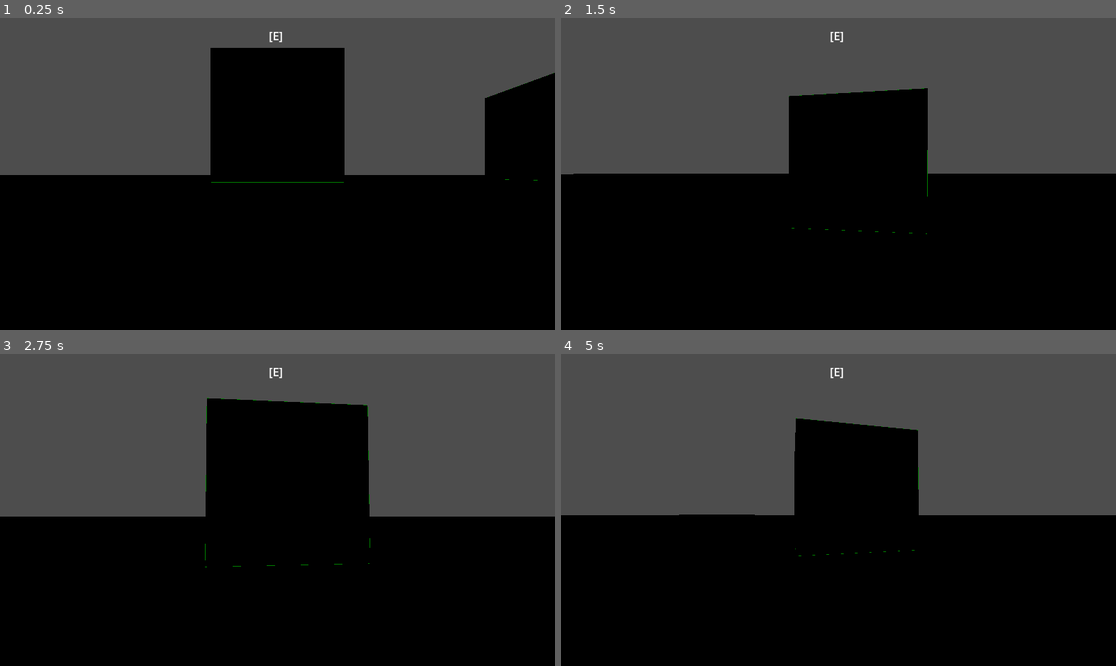
Above: before the commit, frames 1-4 (two rows, left to right).
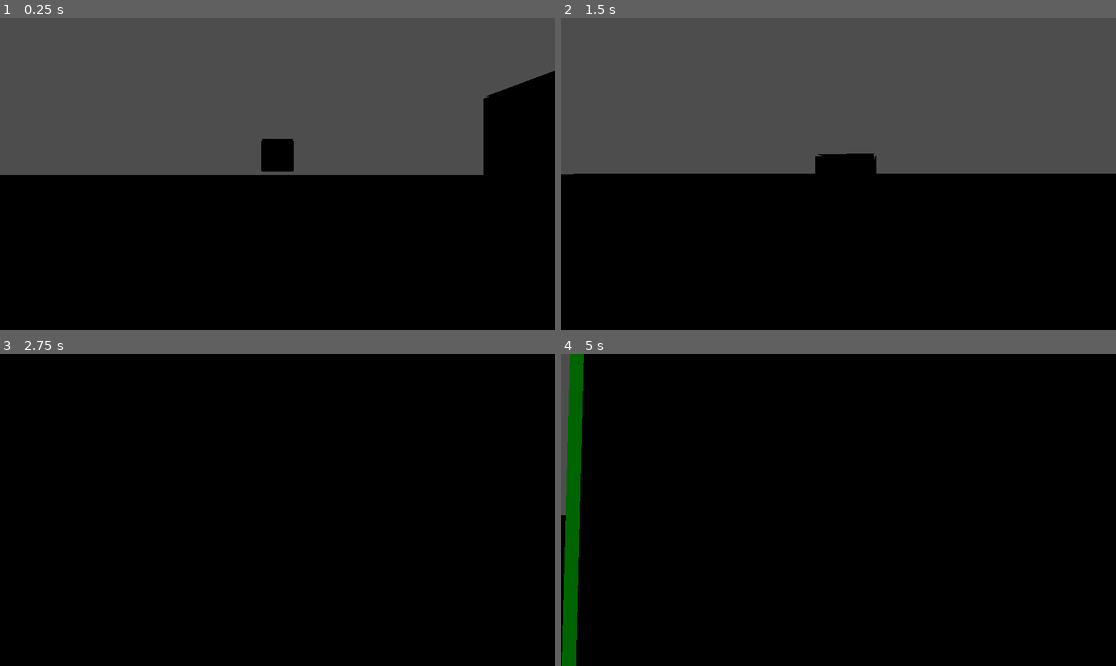
Above: after the commit, the same moments.

Repository: sjgillGit/GWJ80
Game: Godot game, scene res://PrivateDevRoom/player_scene.tscn
Two runs of this game, one before a commit and one after it. Both use one fixed random seed, a clock stepped at 60 frames per second and the inputs below. The engine's default icon, where the game draws it, is replaced by a stand-in: a white triangle on a blue panel in a dark square.
Inputs (mouse positions are in pixels of both pictures, inside the frame that each line leads up to):
- Up to frame 1 (0.25 s): no input
- Up to frame 2 (1.5 s): tap Enter at 0.5 s; move the mouse to (866, 174) at 0.52 s; hold E (grab_item) 0.53-1.28 s; hold W (move_forward) from 0.53 s (still down); tap Space (jump) at 0.77, 0.8, 1.07, 1.35 s; move the mouse to (810, 174) at 1.27 s
- Up to frame 3 (2.75 s): keep holding W (move_forward); tap Space (jump) at 1.52, 1.82, 2.3 s; tap E (grab_item) at 1.55 s; move the mouse to (288, 503) at 2.02 s; hold E (grab_item) from 2.03 s (still down)
- Up to frame 4 (5 s): keep holding W (move_forward); move the mouse to (832, 516) at 2.77 s; release E (grab_item) at 2.78 s; tap Shift (run) at 2.85 s; tap Space (jump) at 3.02, 3.32, 3.77, 3.8, 4.07, 4.35, 4.52, 4.82 s; tap E (grab_item) at 3.05, 4.55 s; move the mouse to (877, 513) at 3.52 s; hold E (grab_item) 3.53-4.28 s; move the mouse to (794, 506) at 4.27 s

The runs differ from the first frame. In frame 1, 9.5% of the frame differs, in the area x 37-100%, y 4-53%; in frame 2, 5.9%; in frame 3, 41%; in frame 4, 46%, in the area x 0-100%, y 0-100%.

Commit message:
Restructured grabbing

Diff:
--- a/PrivateDevRoom/Scenes/Classes/grabbable_object.tscn
+++ b/PrivateDevRoom/Scenes/Classes/grabbable_object.tscn
@@ -16,10 +16,8 @@
 size = Vector3(5, 5, 5)
 
 [node name="GrabbableObject" type="RigidBody3D" node_paths=PackedStringArray("mesh", "collision_shape")]
-mass = 10.0
+mass = 30.0
 script = ExtResource("1_3nse8")
-stiffness = 500.0
-damping = 20.0
 mesh = NodePath("MeshInstance3D")
 collision_shape = NodePath("CollisionShape3D")
 metadata/_custom_type_script = "uid://bmfxel2asr1k0"
--- a/PrivateDevRoom/Scripts/Classes/grabbable_object.gd
+++ b/PrivateDevRoom/Scripts/Classes/grabbable_object.gd
@@ -3,26 +3,26 @@
 
 #@export_group("Internal Connections")
 @export_group("Grabbing settings")
-@export var drag_max_distance : float = 1500
-@export var stiffness : float = 350.0
-@export var damping : float = 15.0
+@export var drag_max_distance : float = 6.0
+@export var stiffness : float = 110.0
+@export var damping : float = 50.0
 
 var to_follow_global_position : Vector3
 var is_grabbed : bool = false
+signal self_drop
 
 # temp var
 var interaction_prompt = ""
 
 func get_grabbed():
-	print(self, " is grabbed")
 	is_grabbed = true
 
 func get_dropped():
 	is_grabbed = false
 
+
 func move_bubble(to_global_position : Vector3) -> void:
 	to_follow_global_position = to_global_position
-	print(to_follow_global_position)
 
 func _integrate_forces(state: PhysicsDirectBodyState3D) -> void:
 	if is_grabbed:
@@ -30,8 +30,7 @@
 		var discance_sq = displacement.length_squared()
 
 		if discance_sq > drag_max_distance * drag_max_distance:
-			get_dropped()
-			print("Item was dropped!")
+			self_drop.emit()
 			return
 
 		var spring_force = displacement * stiffness
--- a/PrivateDevRoom/Scripts/Classes/interactable_object.gd
+++ b/PrivateDevRoom/Scripts/Classes/interactable_object.gd
@@ -17,9 +17,14 @@
 @export var mesh : MeshInstance3D
 @export var collision_shape : CollisionShape3D
 
+func _ready() -> void:
+	# make outline unique
+	if mesh and mesh is MeshInstance3D and mesh.material_overlay:
+		mesh.material_overlay = mesh.material_overlay.duplicate()
+
+
 func change_outline_color(new_color : Color = Color.BLACK) -> void:
-	if mesh and mesh is MeshInstance3D:
-		#var i2 = mesh.next_pass
+	if mesh and mesh is MeshInstance3D and mesh.material_overlay:
 		mesh.material_overlay.albedo_color = new_color
 
 #TODO Connect value reporting to MVP
@@ -28,4 +33,3 @@
 
 func report_value_loss(amount : int) -> void:
 	pass
-	print("Value loss: " , amount)
--- a/PrivateDevRoom/old_grabbable_object.gd
+++ /dev/null
@@ -1,37 +0,0 @@
-extends Node3D
-
-@export var weight: float = 0.0
-# Durability should be changed from external scripts
-@export var durability: float:
-	get:
-		return durability
-	set(durability_in):
-		durability = durability_in
-		print("Durability has changed")
-@export var value: float = 0.0
-@export var obj_name: String = "placeholder"
-
-# Can object be pocketed
-@export var pocketable: bool
-
-# Definition for what type of object this is to be
-@export var obj_asset: Node3D
-
-func _physics_process(delta: float) -> void:
-	pass
-
-func obj_pickup() -> void:
-	pass
-
-func obj_highlight() -> void:
-	pass
-
-func take_damage(damage_val: float) -> void:
-	var dur = get("durability")
-	if damage_val >= dur:
-		#TODO finish logic when player scripts handle object grabbing
-		print("Implement breaking logic1")
-		set("durability", 0.0)
-	else:
-		dur -= damage_val
-		set("durability", dur)
--- a/PrivateDevRoom/old_grabbable_object.tscn
+++ /dev/null
@@ -1,14 +0,0 @@
-[gd_scene load_steps=3 format=3 uid="uid://bel3u8vylnto0"]
-
-[ext_resource type="Script" uid="uid://bkg75d873j3i3" path="res://PrivateDevRoom/old_grabbable_object.gd" id="1_024no"]
-
-[sub_resource type="BoxMesh" id="BoxMesh_vd82q"]
-
-[node name="grabbable_object" type="Node3D"]
-script = ExtResource("1_024no")
-weight = 5.0
-durability = 2.0
-value = 2.0
-
-[node name="MeshInstance3D" type="MeshInstance3D" parent="."]
-mesh = SubResource("BoxMesh_vd82q")
--- a/PrivateDevRoom/player_scene.tscn
+++ b/PrivateDevRoom/player_scene.tscn
@@ -1,9 +1,10 @@
-[gd_scene load_steps=13 format=3 uid="uid://byubivpj3vm2q"]
+[gd_scene load_steps=12 format=3 uid="uid://byubivpj3vm2q"]
 
-[ext_resource type="Script" uid="uid://bexpo3jm6yb56" path="res://Scripts/player.gd" id="1_7nc06"]
-[ext_resource type="Script" uid="uid://cgqsmivsqrlr6" path="res://Scripts/interaction_ray_cast.gd" id="2_6qvqt"]
-[ext_resource type="Script" uid="uid://behpobh6icjy5" path="res://Scripts/grabbable_item.gd" id="3_nxqn7"]
+[ext_resource type="PackedScene" uid="uid://s1v7yry4tael" path="res://Scenes/player.tscn" id="1_xvi5f"]
+[ext_resource type="Script" uid="uid://bmfxel2asr1k0" path="res://PrivateDevRoom/Scripts/Classes/grabbable_object.gd" id="3_2vf5l"]
 [ext_resource type="PackedScene" uid="uid://dgdoqac35yqdd" path="res://PrivateDevRoom/Scenes/Classes/grabbable_object.tscn" id="4_nxqn7"]
+[ext_resource type="Material" uid="uid://c38waj3eoqaox" path="res://PrivateDevRoom/test_models/outline.tres" id="4_xpltn"]
+[ext_resource type="Texture2D" uid="uid://bwq30dqu7mjgq" path="res://icon.svg" id="5_wlo5a"]
 
 [sub_resource type="PhysicsMaterial" id="PhysicsMaterial_6qvqt"]
 
@@ -12,18 +13,15 @@
 
 [sub_resource type="PlaneMesh" id="PlaneMesh_7nc06"]
 
-[sub_resource type="CapsuleShape3D" id="CapsuleShape3D_dstt7"]
-height = 1.8
+[sub_resource type="BoxShape3D" id="BoxShape3D_r8xaa"]
+size = Vector3(3, 3, 3)
 
-[sub_resource type="LabelSettings" id="LabelSettings_2vf5l"]
-font_size = 24
+[sub_resource type="StandardMaterial3D" id="StandardMaterial3D_7h42e"]
+albedo_texture = ExtResource("5_wlo5a")
 
-[sub_resource type="BoxShape3D" id="BoxShape3D_xvi5f"]
-
-[sub_resource type="BoxMesh" id="BoxMesh_6qvqt"]
-
-[sub_resource type="StandardMaterial3D" id="StandardMaterial3D_nxqn7"]
-albedo_color = Color(0.55271, 0.000242675, 0.559951, 1)
+[sub_resource type="BoxMesh" id="BoxMesh_ycyu3"]
+material = SubResource("StandardMaterial3D_7h42e")
+size = Vector3(3, 3, 3)
 
 [node name="PlayerScene" type="Node3D"]
 
@@ -38,71 +36,24 @@
 transform = Transform3D(498.7, 0, 0, 0, 82.286, 0, 0, 0, 498.7, 0, 0, 0)
 mesh = SubResource("PlaneMesh_7nc06")
 
-[node name="Player" type="CharacterBody3D" parent="." node_paths=PackedStringArray("ray") groups=["Player"]]
-script = ExtResource("1_7nc06")
-max_speed = 10.0
-acceleration = 20.0
-jump_velocity = 10.0
-look_sensitivity = 0.05
-ray = NodePath("Camera3D/InteractionRayCast")
-
-[node name="PlayerBodyExample" type="CollisionShape3D" parent="Player"]
-transform = Transform3D(1, 0, 0, 0, 1, 0, 0, 0, 1, 0, 0.9, 0)
-shape = SubResource("CapsuleShape3D_dstt7")
-debug_color = Color(0.854902, 0, 0.215686, 1)
-
-[node name="Camera3D" type="Camera3D" parent="Player"]
-transform = Transform3D(1, 0, 0, 0, 1, 0, 0, 0, 1, 0, 1.5, 0)
-current = true
-
-[node name="InteractionRayCast" type="RayCast3D" parent="Player/Camera3D"]
-transform = Transform3D(1, 0, 0, 0, 1, 0, 0, 0, 5, 0, 0, 0)
-target_position = Vector3(0, 0, -2)
-script = ExtResource("2_6qvqt")
-
-[node name="InteractionPromptLabel" type="Label" parent="Player/Camera3D/InteractionRayCast"]
-anchors_preset = 5
-anchor_left = 0.5
-anchor_right = 0.5
-offset_left = -206.0
-offset_right = 206.0
-offset_bottom = 74.0
-grow_horizontal = 2
-text = "Press E to Grab"
-label_settings = SubResource("LabelSettings_2vf5l")
-horizontal_alignment = 1
-vertical_alignment = 1
-
-[node name="GrabbableItem" type="RigidBody3D" parent="."]
-transform = Transform3D(1, 0, 0, 0, 1, 0, 0, 0, 1, -14.666, 7.03863, -12.454)
-visible = false
-mass = 10.0
-script = ExtResource("3_nxqn7")
-interaction_prompt = "to grab"
-
-[node name="CollisionShape3D" type="CollisionShape3D" parent="GrabbableItem"]
-transform = Transform3D(7.5, 0, 0, 0, 7.5, 0, 0, 0, 7.5, 0, 0, 0)
-shape = SubResource("BoxShape3D_xvi5f")
-
-[node name="MeshInstance3D" type="MeshInstance3D" parent="GrabbableItem/CollisionShape3D"]
-mesh = SubResource("BoxMesh_6qvqt")
-surface_material_override/0 = SubResource("StandardMaterial3D_nxqn7")
-
-[node name="GrabbableObject" parent="." instance=ExtResource("4_nxqn7")]
-transform = Transform3D(1, 0, 0, 0, 1, 0, 0, 0, 1, 0, 4.4748, -10.0827)
+[node name="Player" parent="." instance=ExtResource("1_xvi5f")]
+grab_distance = -5.0
 
 [node name="GrabbableObject2" parent="." instance=ExtResource("4_nxqn7")]
 transform = Transform3D(1, 0, 0, 0, 1, 0, 0, 0, 1, 15.3565, 4.4748, -10.0827)
+mass = 60.0
 
-[node name="GrabbableItem2" type="RigidBody3D" parent="."]
-transform = Transform3D(1, 0, 0, 0, 1, 0, 0, 0, 1, 3.81975, 7.03863, -43.6414)
-visible = false
-mass = 100.0
+[node name="GrabbableObject" type="RigidBody3D" parent="." node_paths=PackedStringArray("mesh", "collision_shape")]
+transform = Transform3D(1, 0, 0, 0, 1, 0, 0, 0, 1, 0, 4.06994, -21.1551)
+mass = 10.0
+script = ExtResource("3_2vf5l")
+mesh = NodePath("MeshInstance3D")
+collision_shape = NodePath("CollisionShape3D")
+metadata/_custom_type_script = "uid://bmfxel2asr1k0"
 
-[node name="CollisionShape3D" type="CollisionShape3D" parent="GrabbableItem2"]
-transform = Transform3D(7.5, 0, 0, 0, 7.5, 0, 0, 0, 7.5, 0, -2.93009, 0)
-shape = SubResource("BoxShape3D_xvi5f")
+[node name="CollisionShape3D" type="CollisionShape3D" parent="GrabbableObject"]
+shape = SubResource("BoxShape3D_r8xaa")
 
-[node name="MeshInstance3D" type="MeshInstance3D" parent="GrabbableItem2/CollisionShape3D"]
-mesh = SubResource("BoxMesh_6qvqt")
-surface_material_override/0 = SubResource("StandardMaterial3D_nxqn7")
+[node name="MeshInstance3D" type="MeshInstance3D" parent="GrabbableObject"]
+material_overlay = ExtResource("4_xpltn")
+mesh = SubResource("BoxMesh_ycyu3")
--- a/PrivateDevRoom/test_models/outline.tres
+++ b/PrivateDevRoom/test_models/outline.tres
@@ -8,6 +8,6 @@
 texture_filter = 1
 texture_repeat = false
 grow = true
-grow_amount = 0.005
+grow_amount = 0.1
 point_size = 9.2
 distance_fade_min_distance = 10.0
--- /dev/null
+++ b/Scenes/player.tscn
@@ -0,0 +1,64 @@
+[gd_scene load_steps=5 format=3 uid="uid://s1v7yry4tael"]
+
+[ext_resource type="Script" uid="uid://bexpo3jm6yb56" path="res://Scripts/player.gd" id="1_v0iea"]
+
+[sub_resource type="CapsuleShape3D" id="CapsuleShape3D_dstt7"]
+height = 1.8
+
+[sub_resource type="GDScript" id="GDScript_cvnsp"]
+script/source = "extends RayCast3D
+
+@onready var prompt_label: Label = get_node(\"InteractionPromptLabel\")
+
+var player : PlayerController
+
+func _process(_delta):
+	var object: Object = get_collider()
+
+	#prompt_label.text = \"\"
+	if object != player.object_to_grab:
+		if object and object is GrabbableObject:
+			player.object_to_grab = object
+		else:
+			player.object_to_grab = null
+"
+
+[sub_resource type="LabelSettings" id="LabelSettings_2vf5l"]
+font_size = 24
+
+[node name="Player" type="CharacterBody3D" node_paths=PackedStringArray("ray") groups=["Player"]]
+script = ExtResource("1_v0iea")
+max_speed = 10.0
+acceleration = 20.0
+jump_velocity = 10.0
+look_sensitivity = 0.05
+grab_distance = -7.0
+ray = NodePath("Camera3D/InteractionRayCast")
+
+[node name="PlayerBodyExample" type="CollisionShape3D" parent="."]
+transform = Transform3D(1, 0, 0, 0, 1, 0, 0, 0, 1, 0, 0.9, 0)
+shape = SubResource("CapsuleShape3D_dstt7")
+debug_color = Color(0.854902, 0, 0.215686, 1)
+
+[node name="Camera3D" type="Camera3D" parent="."]
+transform = Transform3D(1, 0, 0, 0, 1, 0, 0, 0, 1, 0, 1.5, 0)
+current = true
+
+[node name="InteractionRayCast" type="RayCast3D" parent="Camera3D"]
+transform = Transform3D(1, 0, 0, 0, 1, 0, 0, 0, 5, 0, 0, 0)
+target_position = Vector3(0, 0, -2)
+script = SubResource("GDScript_cvnsp")
+
+[node name="InteractionPromptLabel" type="Label" parent="Camera3D/InteractionRayCast"]
+visible = false
+anchors_preset = 5
+anchor_left = 0.5
+anchor_right = 0.5
+offset_left = -206.0
+offset_right = 206.0
+offset_bottom = 74.0
+grow_horizontal = 2
+text = "Press E to Grab"
+label_settings = SubResource("LabelSettings_2vf5l")
+horizontal_alignment = 1
+vertical_alignment = 1
--- a/Scripts/grabbable_item.gd
+++ /dev/null
@@ -1,53 +0,0 @@
-class_name GrabbableItem
-
-extends InteractableItem
-
-@export var weight: float = 0.0
-# Durability should be changed from external scripts
-@export var durability: float:
-	get:
-		return durability
-	set(durability_in):
-		durability = durability_in
-		print("Durability has changed")
-@export var value: float = 0.0:
-	get:
-		return value
-	set(value_in):
-		value = value_in
-@export var obj_name: String = "placeholder":
-	get:
-		return obj_name
-	set(name_in):
-		obj_name = name_in
-
-# Can object be pocketed
-@export var pocketable: bool = false:
-	get:
-		return pocketable
-	set(pocketable_in):
-		pocketable = pocketable_in
-
-var is_grabbed: bool = false:
-	get:
-		return is_grabbed
-	set(grabbed_in):
-		is_grabbed = grabbed_in
-
-func _physics_process(delta: float) -> void:
-	pass
-
-func obj_pickup() -> void:
-	pass
-
-func obj_highlight() -> void:
-	pass
-
-func take_damage(damage_val: float) -> void:
-	var dur = get("durability")
-	if damage_val >= dur:
-		set("durability", 0.0)
-		queue_free()
-	else:
-		dur -= damage_val
-		set("durability", dur)
--- a/Scripts/interactable_item.gd
+++ /dev/null
@@ -1,5 +0,0 @@
-class_name InteractableItem
-
-extends Node3D
-
-@export var interaction_prompt: String
--- a/Scripts/interaction_ray_cast.gd
+++ /dev/null
@@ -1,23 +0,0 @@
-extends RayCast3D
-
-@onready var prompt_label: Label = get_node("InteractionPromptLabel")
-
-var player : PlayerController
-
-func _process(_delta):
-	var object: Object = get_collider()
-	prompt_label.text = ""
-
-	if object and object is GrabbableObject:
-		prompt_label.text = "[E] " + object.interaction_prompt
-
-		object.change_outline_color(Color.WEB_GREEN)
-		## TODO: Implement better grabbed item check to avoid picking up two items at the same time
-		#if Input.is_action_just_pressed("grab_item"):
-			#if ObjectInteraction.grabbed_item == null:
-				#ObjectInteraction.set_player_grabbable_item(object)
-			#else:
-				#ObjectInteraction.unset_player_grabbable_item()
-
-		if Input.is_action_pressed("grab_item"):
-			player.set_grabbed_item(object)
--- a/Scripts/object_interaction.gd
+++ /dev/null
@@ -1,13 +0,0 @@
-#extends Node3D
-#
-#@onready var player: PlayerController = get_tree().get_nodes_in_group("Player")[0]
-#
-#var grabbed_item: GrabbableObject
-#
-#func set_player_grabbable_item(item: GrabbableObject):
-	#grabbed_item = item
-	#player.set_grabbed_item(grabbed_item)
-#
-#func unset_player_grabbable_item():
-	#grabbed_item = null
-	#player.drop_item()
--- a/Scripts/player.gd
+++ b/Scripts/player.gd
@@ -19,12 +19,23 @@
 var camera_look_input: Vector2
 
 @export_group("Grab Items Settings")
-@export var grab_distance: float = -10.0
-
-@export_group("Temp connections")
+@export var grab_distance: float = -5.0
+@export var pickup_mass_limit : float = 50.0
 @export var ray : RayCast3D
 
-var grabbed_item: GrabbableObject
+var object_to_grab : GrabbableObject :
+		set(new_object):
+			if !carrying_object:
+				if object_to_grab:
+					object_to_grab.change_outline_color(Color.BLACK)
+				if new_object:
+					if new_object.mass > pickup_mass_limit:
+						new_object.change_outline_color(Color.DARK_RED)
+					else:
+						new_object.change_outline_color(Color.DARK_GREEN)
+				object_to_grab = new_object
+
+var carrying_object: GrabbableObject
 
 # Assigned when node is initialized
 @onready var camera: Camera3D = get_node("Camera3D")
@@ -50,8 +61,9 @@
 	esc_to_show_mouse()
 
 	#Apply grabbing items mechanic
-	grab_items(delta)
+	process_grabbed_object()
 
+#region Player movement
 
 func move_relative_to_mouse(delta: float):
 	var move_input: Vector2 = Input.get_vector("move_left", "move_right", "move_forward", "move_backwards")
@@ -113,32 +125,34 @@
 func _unhandled_input(event):
 	if event is InputEventMouseMotion:
 		camera_look_input = event.relative * look_sensitivity
+#endregion
 
-func set_grabbed_item(item: GrabbableObject):
-	if grabbed_item == null:
-		grabbed_item = item
-		item.get_grabbed()
+#region Player Object Grabbing
+func _input(event: InputEvent) -> void:
+	if event is InputEventKey:
+		if event.is_action_pressed("grab_item"):
+			if carrying_object:
+				drop_grabbable_object()
+			else:
+				if object_to_grab and object_to_grab.mass <= pickup_mass_limit:
+					grab_grabbable_object(object_to_grab)
 
-func grab_items(delta: float):
-	if grabbed_item != null:
-		# Get target position relative to point in front of camera
-		var target_position: Vector3 = camera.global_transform.origin + camera.global_transform.basis.z * grab_distance
+func drop_grabbable_object():
+	carrying_object.get_dropped()
+	carrying_object.self_drop.disconnect(drop_grabbable_object)
+	carrying_object.can_sleep = true
+	carrying_object = null
 
-		if grabbed_item is GrabbableObject:
-			grabbed_item.move_bubble(target_position)
-			print("player_trying_to_move_item")
-		## TODO: implement physics based hitting object feedback
-		## Smooth movement (adjust lerp speed)
-		#grabbed_item.global_transform.origin = grabbed_item.global_transform.origin.lerp(target_position, delta * 10)
-		## Match rotation to camera
-		#grabbed_item.global_transform.basis = camera.global_transform.basis
+func grab_grabbable_object(to_grab : GrabbableObject):
+	to_grab.get_grabbed()
+	carrying_object = to_grab
+	to_grab.can_sleep = false
+	to_grab.self_drop.connect(drop_grabbable_object)
 
-func drop_item():
-	grabbed_item.get_dropped()
-
-	## TODO: implement drop and throw force according to how long player presses the release button
-	## Apply throw force using camera direction
-	#grabbed_item.linear_velocity = camera.global_transform.basis.z * -6
-
-	# Clear reference
-	grabbed_item = null
+func process_grabbed_object():
+	if carrying_object:
+		carrying_object.move_bubble(
+			camera.global_transform.origin + \
+			camera.global_transform.basis.z * grab_distance
+			)
+#endregion
--- a/project.godot
+++ b/project.godot
@@ -14,10 +14,6 @@
 run/main_scene="uid://byubivpj3vm2q"
 config/features=PackedStringArray("4.4", "Forward Plus")
 config/icon="res://icon.svg"
-
-[autoload]
-
-ObjectInteraction="*res://Scripts/object_interaction.gd"
 
 [global_group]
 
Not shown, added: PrivateDevRoom/Player_grabbing_plan.txt
Not shown, removed: PrivateDevRoom/old_grabbable_object.gd.uid
Not shown, removed: Scripts/grabbable_item.gd.uid
Not shown, removed: Scripts/interactable_item.gd.uid
Not shown, removed: Scripts/interaction_ray_cast.gd.uid
Not shown, removed: Scripts/object_interaction.gd.uid
Not shown, added: PrivateDevRoom/player_scene.tscn11723237912.tmp
Not shown, added: Scenes/player.tscn11725248058.tmp
